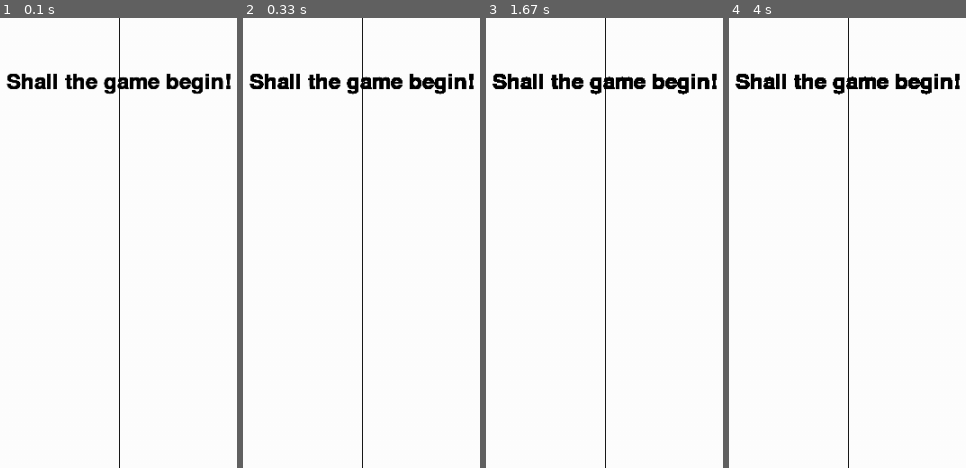
Above: before the commit, frames 1-4 (left to right).
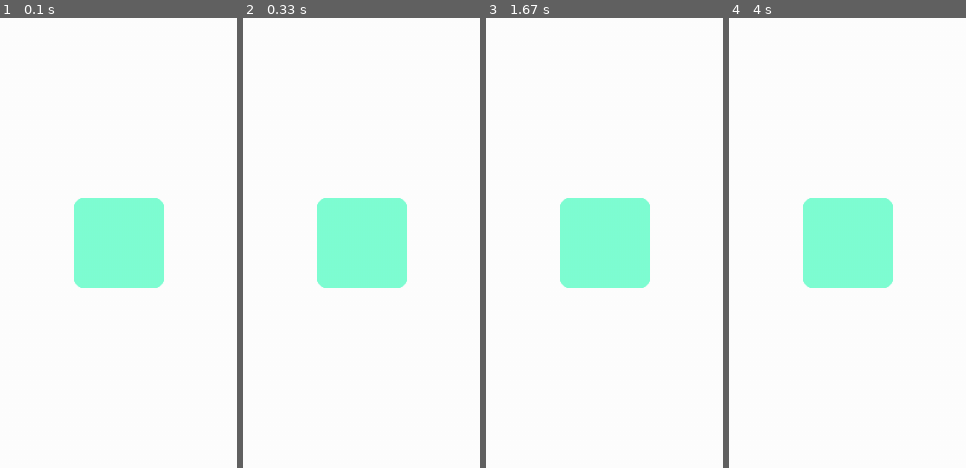
Above: after the commit, the same moments.

Repository: mrmetrix4/PygameSolitaire
Game: pygame game, started from main.py
Two runs of this game, one before a commit and one after it. Both use one fixed random seed, a clock stepped at 60 frames per second and the inputs below.
Inputs:
- Up to frame 1 (0.1 s): no input
- Up to frame 2 (0.33 s): no input
- Up to frame 3 (1.67 s): no input
- Up to frame 4 (4 s): no input

The runs differ from the first frame. In frame 1, 10% of the frame differs, in the area x 2-98%, y 0-100%; in frame 2, 10%; in frame 3, 10%; in frame 4, 10%.

Commit message:
Added draw future function.

Diff:
--- a/main.py
+++ b/main.py
@@ -26,12 +26,15 @@
             if event.type == pygame.QUIT:
                 running_loop = False
 
-        pygame.draw.line(SCREEN, 'black', (WIDTH / 2, 0), (WIDTH / 2, HEIGHT))
+        pygame.draw.line(SCREEN, Color('black'), (0, WIDTH / 2), (HEIGHT, WIDTH / 2))
 
-        ts, r = BASE_FONT.render("Shall the game begin!")
-        r.update((WIDTH - r.width) / 2, HEIGHT / 8, r.width, r.height)
+        pygame.draw.rect(
+            SCREEN,
+            Color('aquamarine'),
+            (WIDTH / 2 - 50, HEIGHT / 2 - 50, 100, 100),
+            border_radius=10
+        )
 
-        SCREEN.blit(ts, r)
         pygame.display.update()
     pygame.quit()
 
--- a/structures/card.py
+++ b/structures/card.py
@@ -26,3 +26,7 @@
         if v < 1 or v > 13:
             raise ValueError('Card number must be 0 to 13')
         return v
+
+    def draw(self):
+        pass
+    # TODO: Card.draw()
